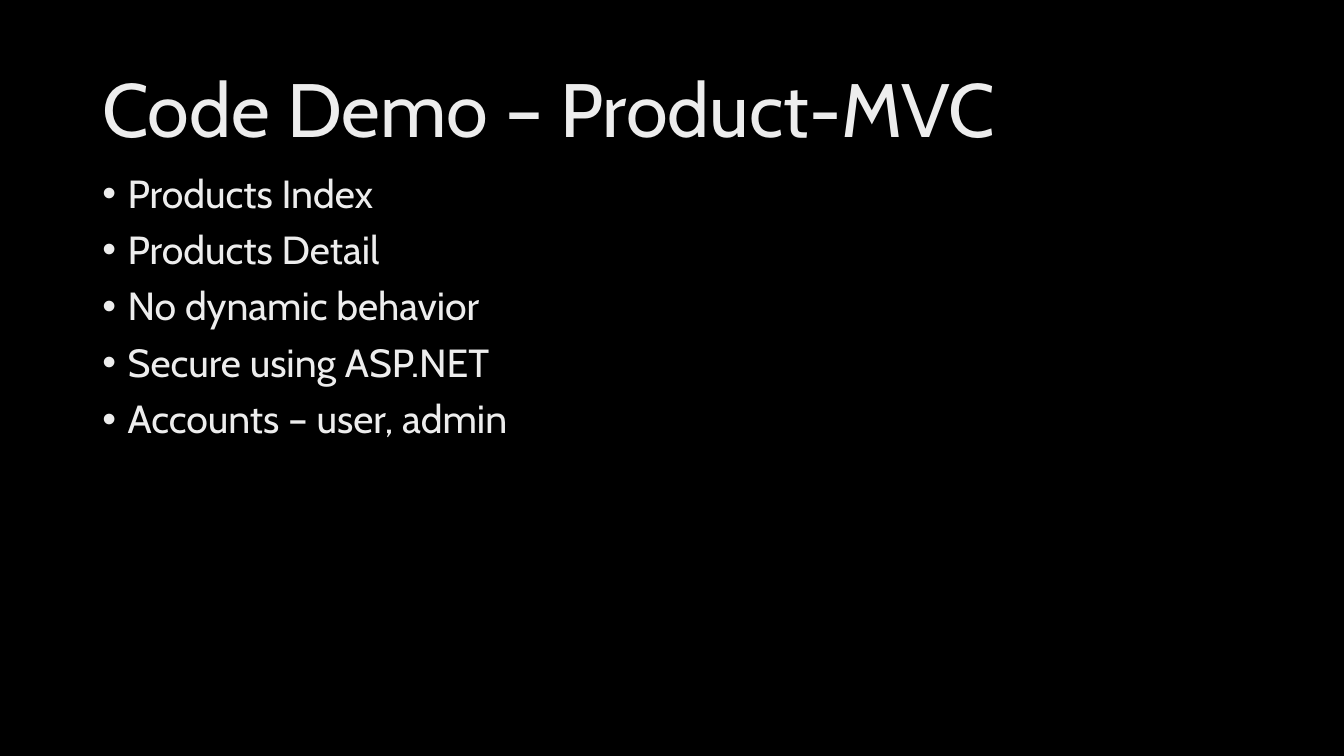
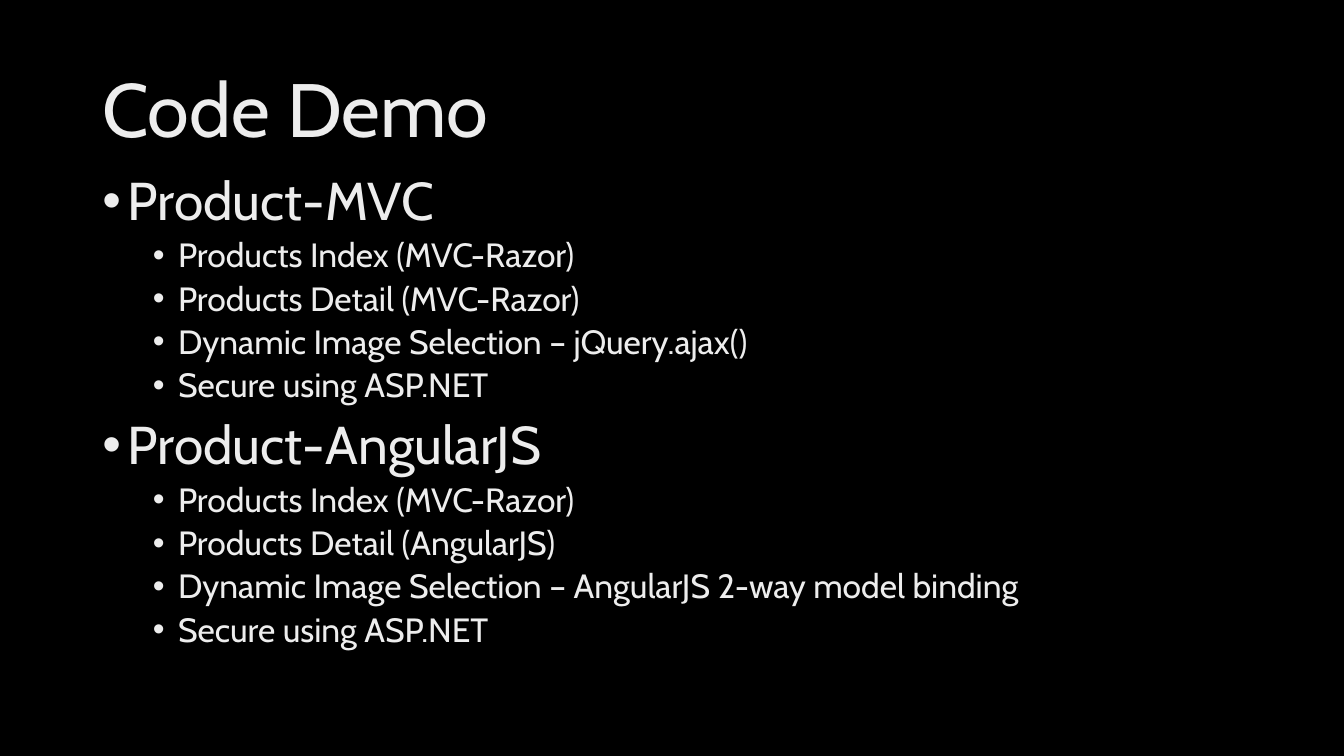
Before and after one commit to ryanlangton/angularjs-mvc, a slide deck: slide 16 of AngularJSdotNet.pptx (slide 11 before the commit). Drawn at 1344x756 pixels with LibreOffice and Linux fonts; fonts in the diff are those of the drawing; background and template pictures are left out. Boxes give left, top, right and bottom in pixels: in the first picture for what was removed or moved away, otherwise in the second. Text is boxed around its words. In the diff, an @@ line names an element or a change of style, - is before the commit and + after.

Commit message:
demo jquery api call

```diff
--- a/AngularJSdotNet.pptx
+++ b/AngularJSdotNet.pptx
@@ title at (102,80,488,138): text changed @@
-Code Demo – Product-MVC
+Code Demo
@@ text at (128,180,748,362): text changed; size 28 to 24 pt @@
-• Products Index
-• Products Detail
-• No dynamic behavior
+• Product-MVC
+  • Products Index (MVC-Razor)
+  • Products Detail (MVC-Razor)
+  • Dynamic Image Selection – jQuery.ajax()
@@ text at (178,373,488,405): size 28 to 24 pt in "Secure using ASP.NET"; list level 1 to 2 in "Secure using ASP.NET" @@
@@ text at (128,424,1019,650): text changed; size 28 to 24 pt @@
-• Accounts – user, admin
+• Product-AngularJS
+  • Products Index (MVC-Razor)
+  • Products Detail (AngularJS)
+  • Dynamic Image Selection – AngularJS 2-way model binding
+  • Secure using ASP.NET
```
Also in this commit, not shown: 16 other slides changed, 9 slides added, 5 slides removed, 26 other files.
